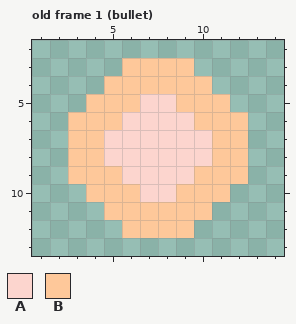
Pixel-art file, stored at Assets/Bullet.aseprite. The first picture shows the starting point.
16x16 pixels, 2 frames. Shown: old frame 1 (bullet): x 1..14, y 2..13. The commit also changed other frames, which this record leaves out.
Palette (. is transparent): A #fcd5ce  B #fec89a
Pixels before, old frame 1 (bullet), first column x 3:
 3 ...BBBB...
 4 ..BBBBBB..
 5 .BBBAABBB.
 6 BBBAAAABBB
 7 BBAAAAAABB
 8 BBAAAAAABB
 9 BBBAAAABBB
10 .BBBAABBB.
11 ..BBBBBB..
12 ...BBBB...
And afterwards:
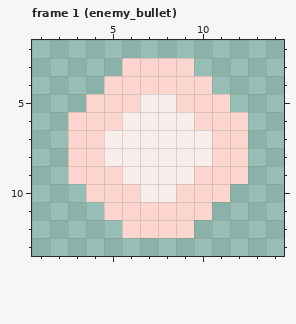
A new or re-ordered frame is compared with the old frame closest to it.
Edits made:
frames 2 -> 4
colour A: #fcd5ce -> #f8edeb
colour B: #fec89a -> #fcd5ce
